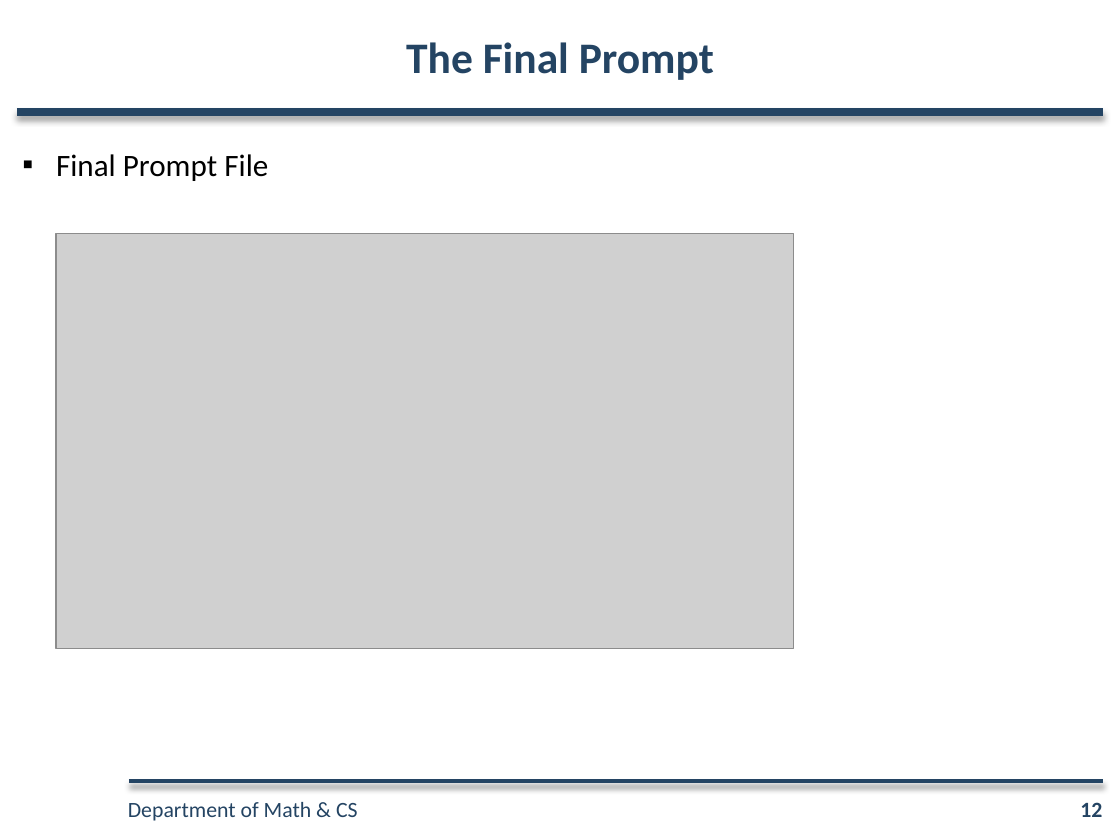
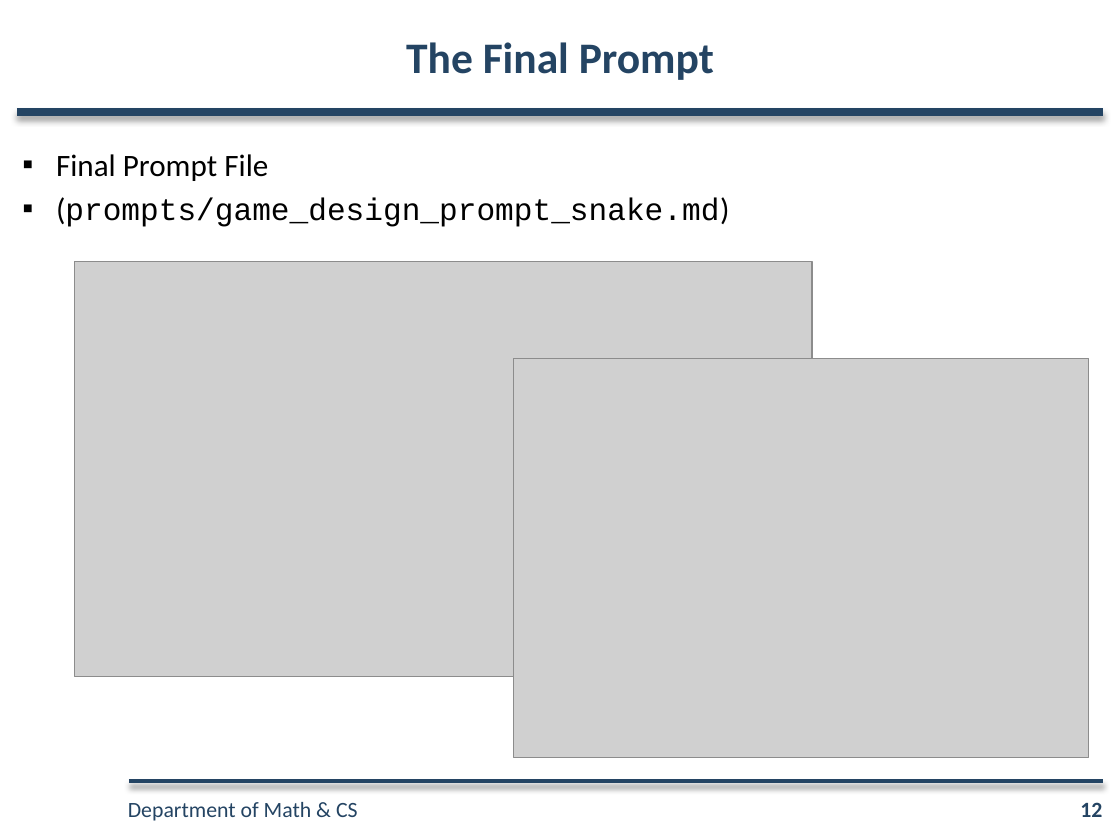
Before and after one commit to tisage/game-llm, a slide deck: slide 12 of docs/AI Workshop.pptx. Drawn at 1120x840 pixels with LibreOffice and Linux fonts; fonts in the diff are those of the drawing; grey boxes stand for pictures; background and template pictures are left out. Boxes give left, top, right and bottom in pixels: in the first picture for what was removed or moved away, otherwise in the second. Text is boxed around its words. In the diff, an @@ line names an element or a change of style, - is before the commit and + after.

```diff
--- a/docs/AI Workshop.pptx
+++ b/docs/AI Workshop.pptx
@@ text at [56, 197, 730, 227]: paragraph added @@
+▪ (prompts/game_design_prompt_snake.md)
@@ picture: place and size @@
-picture at [56, 233, 793, 648]
+picture at [75, 261, 812, 676]
@@ picture added at [513, 358, 1089, 758] @@
```
Also in this commit, not shown: 6 other slides changed.
